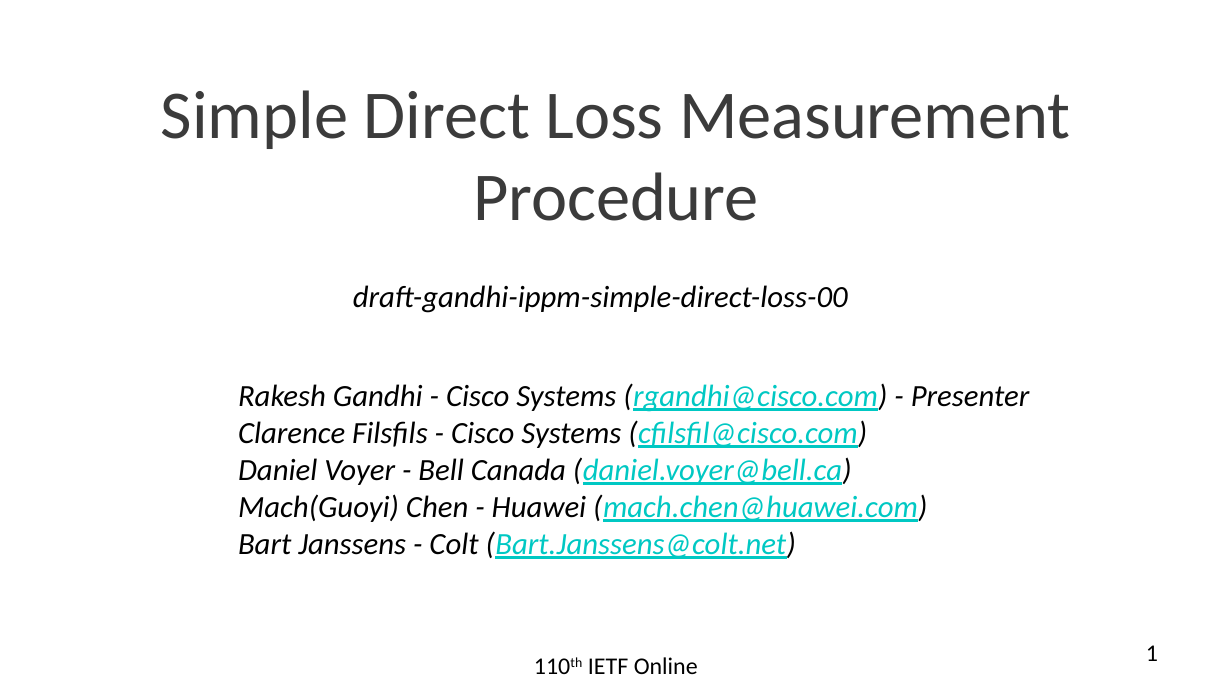
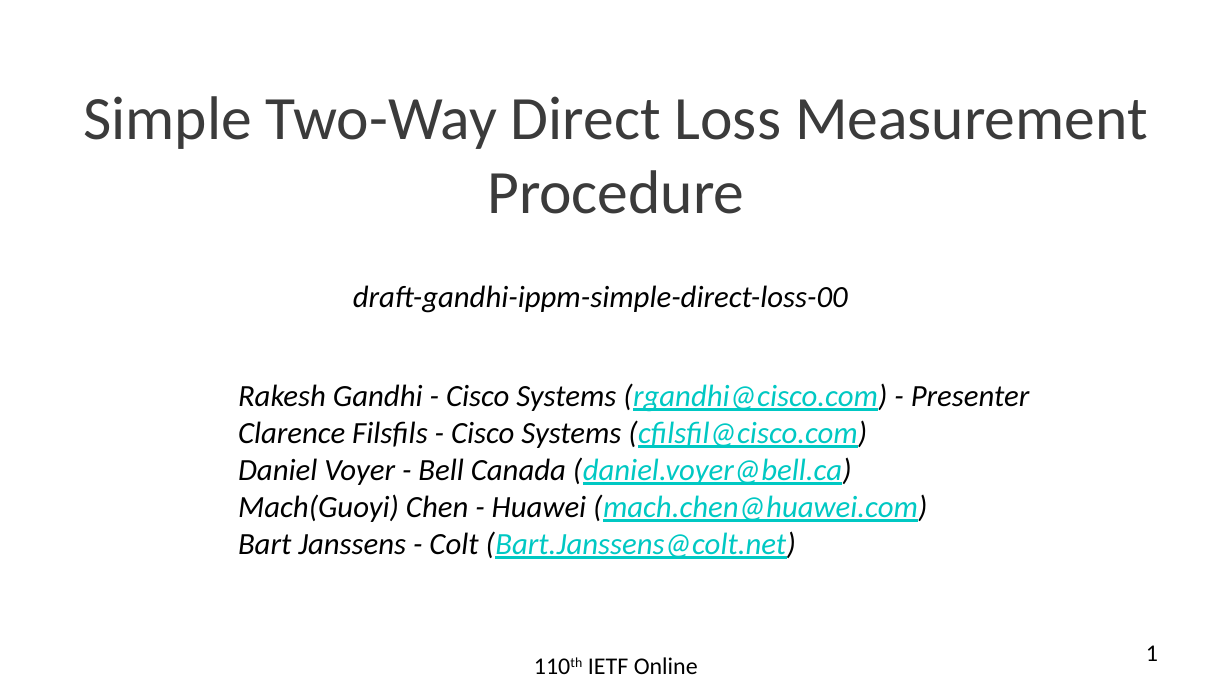
Before and after one commit to rakgandhi/ietf-slides, a slide deck: slide 1 of draft-gandhi-ippm-simple-direct-loss-00.pptx. Drawn at 1232x693 pixels with LibreOffice and Linux fonts; fonts in the diff are those of the drawing. Boxes give left, top, right and bottom in pixels: in the first picture for what was removed or moved away, otherwise in the second. Text is boxed around its words. In the diff, an @@ line names an element or a change of style, - is before the commit and + after.

```diff
--- a/draft-gandhi-ippm-simple-direct-loss-00.pptx
+++ b/draft-gandhi-ippm-simple-direct-loss-00.pptx
@@ title at <box>83,96,1148,214</box>: text changed; size 40 to 36 pt @@
-Simple Direct Loss Measurement Procedure
+Simple Two-Way Direct Loss Measurement Procedure
```
Also in this commit, not shown: 2 other slides changed, 1 other file.
